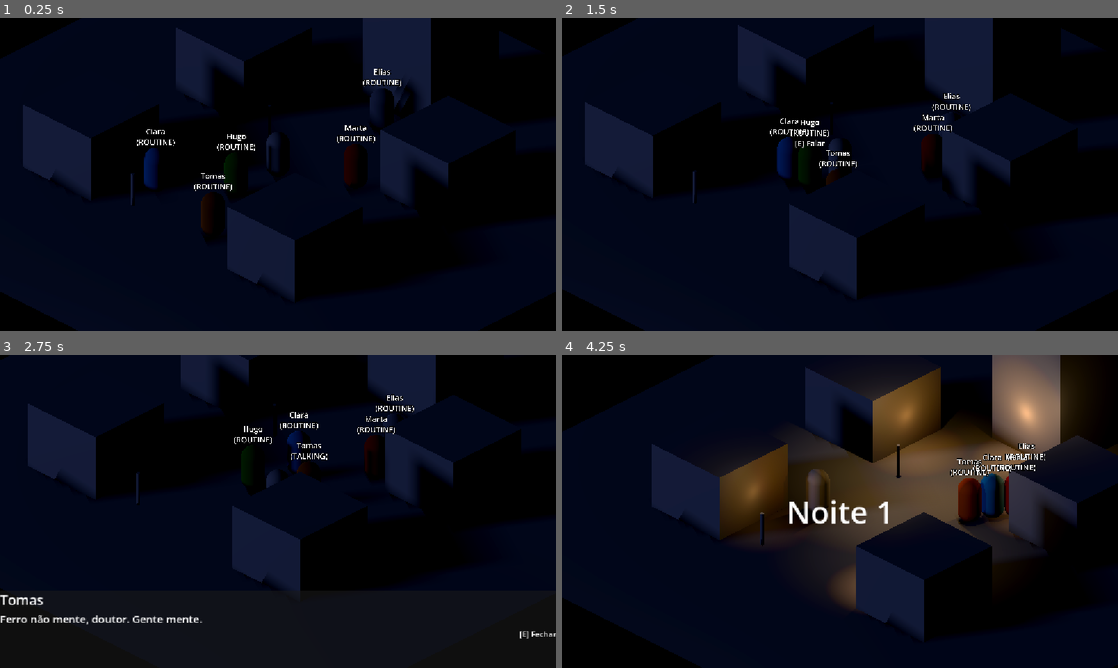
Above: before the commit, frames 1-4 (two rows, left to right).
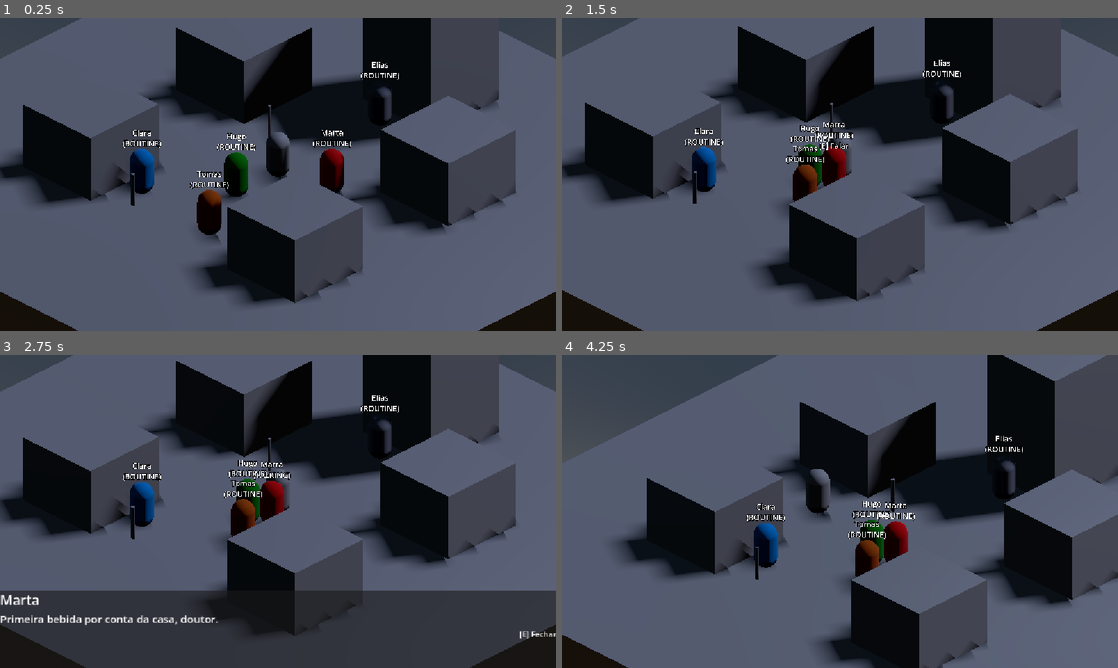
Above: after the commit, the same moments.

Repository: SauloAC/Pallbrook
Game: Godot game, scene res://scenes/mundo/Cidade.tscn
Two runs of this game, one before a commit and one after it. Both use one fixed random seed, a clock stepped at 60 frames per second and the inputs below. The project has no main scene, so this scene is started directly.
Inputs:
- Up to frame 1 (0.25 s): no input
- Up to frame 2 (1.5 s): hold D (move_right) 0.53-1.28 s; hold E (interact) 0.53-1.28 s; hold S (move_down) from 1.28 s (still down); tap E (interact) at 1.35 s
- Up to frame 3 (2.75 s): release S (move_down) at 2.03 s; hold D (move_right) from 2.03 s (still down); hold E (interact) from 2.03 s (still down)
- Up to frame 4 (4.25 s): release D (move_right) at 2.78 s; release E (interact) at 2.78 s; hold W (move_up) 2.78-3.53 s; tap E (interact) at 2.85 s; hold A (move_left) from 3.53 s (still down); hold E (interact) from 3.53 s (still down)

The runs differ from the first frame. In frame 1, 87% of the frame differs, in the area x 0-100%, y 0-100%; in frame 2, 88%; in frame 3, 81%; in frame 4, 90%.

Commit message:
Vampiro: matar e transformar em servo

Diff:
--- a/scripts/cycle/DayNightCycle.gd
+++ b/scripts/cycle/DayNightCycle.gd
@@ -2,8 +2,8 @@
 
 @export var sun: DirectionalLight3D
 @export var world_environment: WorldEnvironment
-@export var seconds_per_hour := 3.0
-@export var start_hour := 19.0
+@export var seconds_per_hour := 60.0
+@export var start_hour := 8.0
 @export var day_start_hour := 6.0
 @export var night_start_hour := 20.0
 @export var exhaustion_start_hour := 0.0
--- a/scripts/cycle/VampireDirector.gd
+++ b/scripts/cycle/VampireDirector.gd
@@ -1,4 +1,5 @@
 extends Node
+@export_range(0.0, 1.0) var servant_chance := 0.35
 
 # Picks the secret vampire and decides what they do each night
 
@@ -31,11 +32,19 @@
 func _night_action() -> void:
 	var victims := []
 	for npc in get_tree().get_nodes_in_group("npcs"):
-		if npc != vampire and npc.is_alive():
+		if npc != vampire and npc.is_alive() and not npc.is_servant:
 			victims.append(npc)
 	if victims.is_empty():
 		return
 	var victim = victims.pick_random()
-	victim.die()
-	GameState.add_night_event("%s foi encontrado sem vida na porta de casa." % victim.data.npc_name)
-	EventBus.npc_died.emit(victim.data.npc_name)
+	var victim_name: String = victim.data.npc_name
+
+	# Sometimes convert instead of kill (only if there is still someone else to hunt)
+	if victims.size() > 1 and randf() < servant_chance:
+		victim.make_servant()
+		GameState.add_night_event("Durante a noite, um vulto foi visto perto da casa de %s." % victim_name)
+		print("[DEBUG] %s became a servant" % victim_name)
+	else:
+		victim.die()
+		GameState.add_night_event("%s foi encontrado sem vida na porta de casa." % victim_name)
+		EventBus.npc_died.emit(victim_name)
--- a/scripts/npc/NPC.gd
+++ b/scripts/npc/NPC.gd
@@ -12,6 +12,7 @@
 var stuck_time := 0.0
 var highlighted := false
 var line_index := 0
+var is_servant := false
 
 @onready var mesh: MeshInstance3D = $MeshInstance3D
 @onready var collision: CollisionShape3D = $CollisionShape3D
@@ -90,6 +91,8 @@
 	var text: String = data.npc_name if data else String(name)
 	if show_state:
 		text += "\n(%s)" % State.keys()[state]
+	if show_state and is_servant:
+		text += " [SERVO]"  # Debug only
 	if highlighted and state == State.ROUTINE:
 		text += "\n[E] Falar"
 	name_label.text = text
@@ -110,7 +113,9 @@
 	# Turn to face the doctor (ignore height so we don't tilt)
 	look_at(Vector3(player.global_position.x, global_position.y, player.global_position.z))
 	var line := "..."
-	if data and not data.dialogue_lines.is_empty():
+	if is_servant:
+		line = _servant_line()
+	elif data and not data.dialogue_lines.is_empty():
 		# Go through the lines in order, looping back to the start
 		line = data.dialogue_lines[line_index % data.dialogue_lines.size()]
 		line_index += 1
@@ -121,6 +126,31 @@
 	if state == State.TALKING:
 		set_state(State.ROUTINE)
 
+func make_servant() -> void:
+	is_servant = true
+	# Paler: blend the original color toward a sickly grey-white
+	var material := mesh.material_override as StandardMaterial3D
+	if material and data:
+		material.albedo_color = data.color.lerp(Color(0.85, 0.85, 0.9), 0.5)
+	_update_label()
+
+
+func _servant_line() -> String:
+	# Servants shift suspicion to others, but never to their master
+	var suspects := []
+	for npc in get_tree().get_nodes_in_group("npcs"):
+		if npc != self and npc.is_alive() and npc.data.npc_name != GameState.vampire_name:
+			suspects.append(npc)
+	if suspects.is_empty():
+		return "..."
+	var suspect: String = suspects.pick_random().data.npc_name
+	var lies := [
+		"Já reparou como o %s anda estranho ultimamente?",
+		"Eu não confiaria no %s se fosse você, doutor.",
+		"Vi o %s rondando por aí de madrugada.",
+	]
+	return lies.pick_random() % suspect
+
 # ---------- Movement ----------
 
 func go_to(target: Vector3) -> void:
@@ -130,6 +160,9 @@
 func _physics_process(delta: float) -> void:
 	if state == State.SLEEPING or state == State.DEAD:
 		return
+	# Safety net: if no dialogue is open, nobody should be stuck talking
+	if state == State.TALKING and not GameState.in_dialogue:
+		set_state(State.ROUTINE)
 
 	if not is_on_floor():
 		velocity += get_gravity() * delta
@@ -207,6 +240,9 @@
 	for h in hours:
 		if h <= hour:
 			place = data.schedule[h]
+	# Servants avoid the open square during the day
+	if is_servant and not GameState.is_night and place == "Praca":
+		return data.home
 	return place
 
 
--- a/scripts/ui/DialogueBox.gd
+++ b/scripts/ui/DialogueBox.gd
@@ -10,6 +10,8 @@
 func _ready() -> void:
 	panel.visible = false
 	EventBus.dialogue_started.connect(_on_dialogue_started)
+	EventBus.player_slept.connect(_close)
+	EventBus.player_collapsed.connect(_close)
 
 
 func _on_dialogue_started(speaker_name: String, line: String) -> void:
@@ -25,7 +27,13 @@
 	if not panel.visible or Engine.get_process_frames() == opened_frame:
 		return
 	if event.is_action_pressed("interact"):
-		panel.visible = false
-		GameState.in_dialogue = false
-		EventBus.dialogue_ended.emit()
+		_close()
 		get_viewport().set_input_as_handled()
+
+
+func _close() -> void:
+	if not panel.visible:
+		return
+	panel.visible = false
+	GameState.in_dialogue = false
+	EventBus.dialogue_ended.emit()
--- a/scripts/world/SleepSpot.gd
+++ b/scripts/world/SleepSpot.gd
@@ -12,5 +12,5 @@
 	prompt.visible = player_inside and GameState.is_night
 
 func _unhandled_input(event: InputEvent) -> void:
-	if prompt.visible and event.is_action_pressed("interact"):
+	if prompt.visible and not GameState.in_dialogue and event.is_action_pressed("interact"):
 		EventBus.player_slept.emit()
